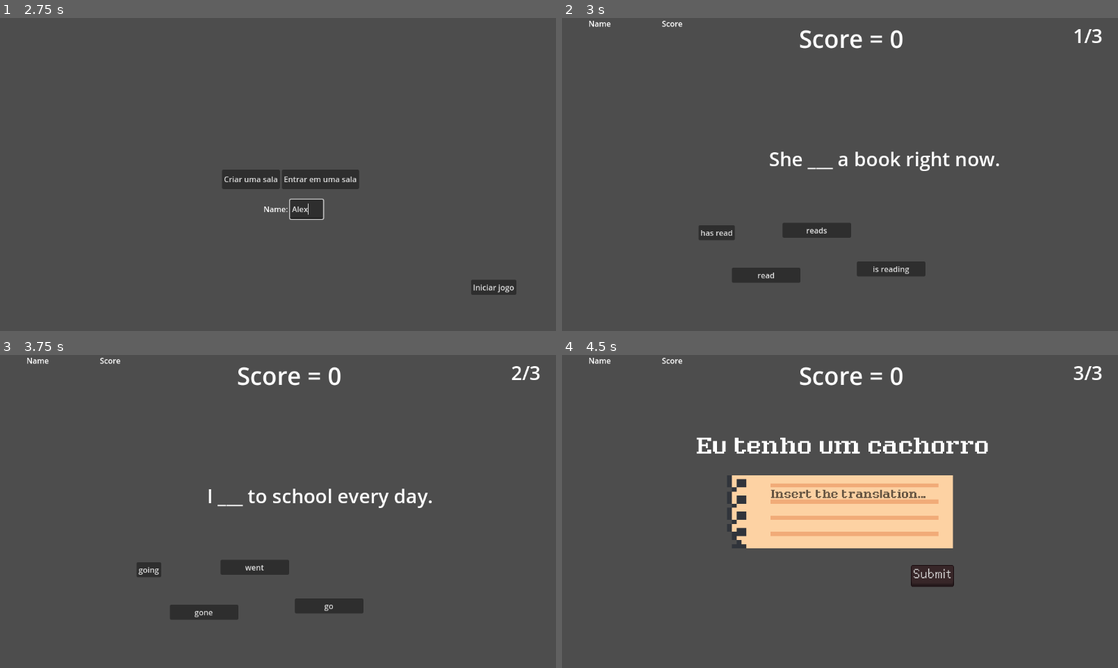
Above: before the commit, frames 1-4 (two rows, left to right).
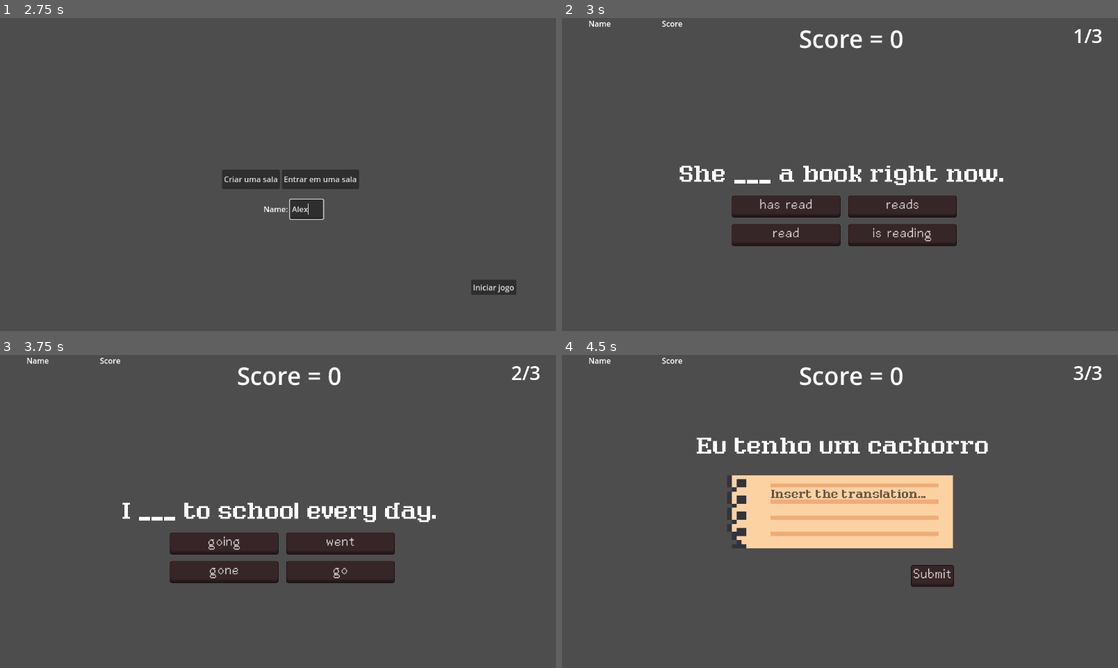
Above: after the commit, the same moments.

Repository: helpmeagain/project-kiwi
Game: Godot game, scene res://src/scenes/main-menu.tscn
Two runs of this game, one before a commit and one after it. Both use one fixed random seed, a clock stepped at 60 frames per second and the inputs below.
Inputs (mouse positions are in pixels of both pictures, inside the frame that each line leads up to):
- Up to frame 1 (2.75 s): tap Enter at 0.5 s; click "Multiplayer" at 1.25 s; click (305, 208) at 2.02 s; type "Alex" at 2.1 s
- Up to frame 2 (3 s): click "Iniciar jogo" at 2.75 s
- Up to frame 3 (3.75 s): click "has read" at 3.5 s
- Up to frame 4 (4.5 s): click "going" at 4.25 s

Frame 1 is identical in both runs. In frame 2, 8.4% of the frame differs, in the area x 21-80%, y 42-85%; in frame 3, 8.3%; in frame 4, nothing differs.

Commit message:
feat: improve 'fill in the blank' user interface

Diff:
--- a/src/scenes/exercises/fill-in-the-blank.tscn
+++ b/src/scenes/exercises/fill-in-the-blank.tscn
@@ -1,6 +1,8 @@
-[gd_scene load_steps=2 format=3 uid="uid://nq421nx5f7pj"]
+[gd_scene load_steps=4 format=3 uid="uid://nq421nx5f7pj"]
 
 [ext_resource type="Script" uid="uid://bjx0ttthsx4wj" path="res://src/scripts/exercises/fill_in_the_blank.gd" id="1_ydag8"]
+[ext_resource type="FontFile" uid="uid://cxsv026so27q8" path="res://src/assets/fonts/Ruler 9.ttf" id="2_1134m"]
+[ext_resource type="Theme" uid="uid://ch3x2byuiyaxy" path="res://src/assets/themes/menu.tres" id="3_55inh"]
 
 [node name="Fill-in-the-blank" type="Control"]
 layout_mode = 3
@@ -12,47 +14,70 @@
 script = ExtResource("1_ydag8")
 
 [node name="QuestionLabel" type="Label" parent="."]
-layout_mode = 0
-offset_left = 429.0
-offset_top = 264.0
-offset_right = 758.0
-offset_bottom = 319.0
-theme_override_font_sizes/font_size = 40
+layout_mode = 1
+anchors_preset = 8
+anchor_left = 0.5
+anchor_top = 0.5
+anchor_right = 0.5
+anchor_bottom = 0.5
+offset_left = -464.0
+offset_top = -30.0
+offset_right = 474.0
+offset_bottom = 30.0
+grow_horizontal = 2
+grow_vertical = 2
+theme_override_fonts/font = ExtResource("2_1134m")
+theme_override_font_sizes/font_size = 60
 text = "Generic question"
+horizontal_alignment = 1
+vertical_alignment = 1
+autowrap_mode = 3
 
-[node name="Button1" type="Button" parent="."]
-layout_mode = 0
-offset_left = 283.0
-offset_top = 429.0
-offset_right = 291.0
-offset_bottom = 437.0
+[node name="VBoxContainer" type="VBoxContainer" parent="."]
+layout_mode = 1
+anchors_preset = -1
+anchor_left = 0.508
+anchor_top = 0.647
+anchor_right = 0.508
+anchor_bottom = 0.647
+offset_left = -231.216
+offset_top = -49.256
+offset_right = 230.784
+offset_bottom = 48.744
+grow_horizontal = 2
+grow_vertical = 2
+theme = ExtResource("3_55inh")
+theme_override_constants/separation = 20
+
+[node name="HBoxContainer" type="HBoxContainer" parent="VBoxContainer"]
+layout_mode = 2
+theme_override_constants/separation = 20
+
+[node name="Button1" type="Button" parent="VBoxContainer/HBoxContainer"]
+layout_mode = 2
+size_flags_horizontal = 7
 text = "Generic answer 1"
 
-[node name="Button2" type="Button" parent="."]
-layout_mode = 0
-offset_left = 457.0
-offset_top = 424.0
-offset_right = 599.0
-offset_bottom = 455.0
-text = "Generic answer 1"
+[node name="Button2" type="Button" parent="VBoxContainer/HBoxContainer"]
+layout_mode = 2
+size_flags_horizontal = 7
+text = "Generic answer 2"
 
-[node name="Button3" type="Button" parent="."]
-layout_mode = 0
-offset_left = 352.0
-offset_top = 517.0
-offset_right = 494.0
-offset_bottom = 548.0
+[node name="HBoxContainer2" type="HBoxContainer" parent="VBoxContainer"]
+layout_mode = 2
+theme_override_constants/separation = 20
+
+[node name="Button3" type="Button" parent="VBoxContainer/HBoxContainer2"]
+layout_mode = 2
+size_flags_horizontal = 7
 text = "Generic answer 3"
 
-[node name="Button4" type="Button" parent="."]
-layout_mode = 0
-offset_left = 611.0
-offset_top = 504.0
-offset_right = 753.0
-offset_bottom = 535.0
+[node name="Button4" type="Button" parent="VBoxContainer/HBoxContainer2"]
+layout_mode = 2
+size_flags_horizontal = 7
 text = "Generic answer 4"
 
-[connection signal="pressed" from="Button1" to="." method="_on_button_1_pressed"]
-[connection signal="pressed" from="Button2" to="." method="_on_button_2_pressed"]
-[connection signal="pressed" from="Button3" to="." method="_on_button_3_pressed"]
-[connection signal="pressed" from="Button4" to="." method="_on_button_4_pressed"]
+[connection signal="pressed" from="VBoxContainer/HBoxContainer/Button1" to="." method="_on_button_1_pressed"]
+[connection signal="pressed" from="VBoxContainer/HBoxContainer/Button2" to="." method="_on_button_2_pressed"]
+[connection signal="pressed" from="VBoxContainer/HBoxContainer2/Button3" to="." method="_on_button_3_pressed"]
+[connection signal="pressed" from="VBoxContainer/HBoxContainer2/Button4" to="." method="_on_button_4_pressed"]
--- a/src/scripts/exercises/fill_in_the_blank.gd
+++ b/src/scripts/exercises/fill_in_the_blank.gd
@@ -26,7 +26,7 @@
 	options.shuffle()
 
 	for i in 4:
-		var button = get_node("Button" + str(i + 1))
+		var button = $VBoxContainer.get_child(floor(i / 2)).get_child(i % 2)
 		button.text = options[i]
 
 func _on_button_pressed(button: Button) -> void:
@@ -36,13 +36,13 @@
 		emit_signal("answer_wrong")
 
 func _on_button_1_pressed() -> void:
-	_on_button_pressed($Button1)
+	_on_button_pressed($VBoxContainer/HBoxContainer/Button1)
 
 func _on_button_2_pressed() -> void:
-	_on_button_pressed($Button2)
+	_on_button_pressed($VBoxContainer/HBoxContainer/Button2)
 
 func _on_button_3_pressed() -> void:
-	_on_button_pressed($Button3)
+	_on_button_pressed($VBoxContainer/HBoxContainer2/Button3)
 
 func _on_button_4_pressed() -> void:
-	_on_button_pressed($Button4)
+	_on_button_pressed($VBoxContainer/HBoxContainer2/Button4)
